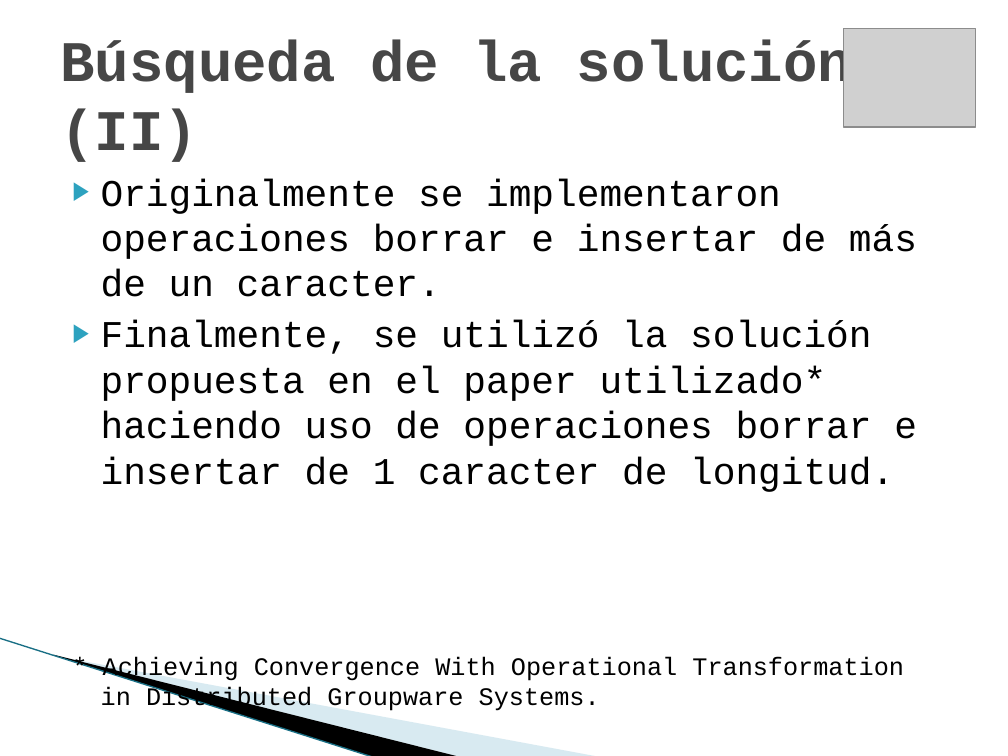
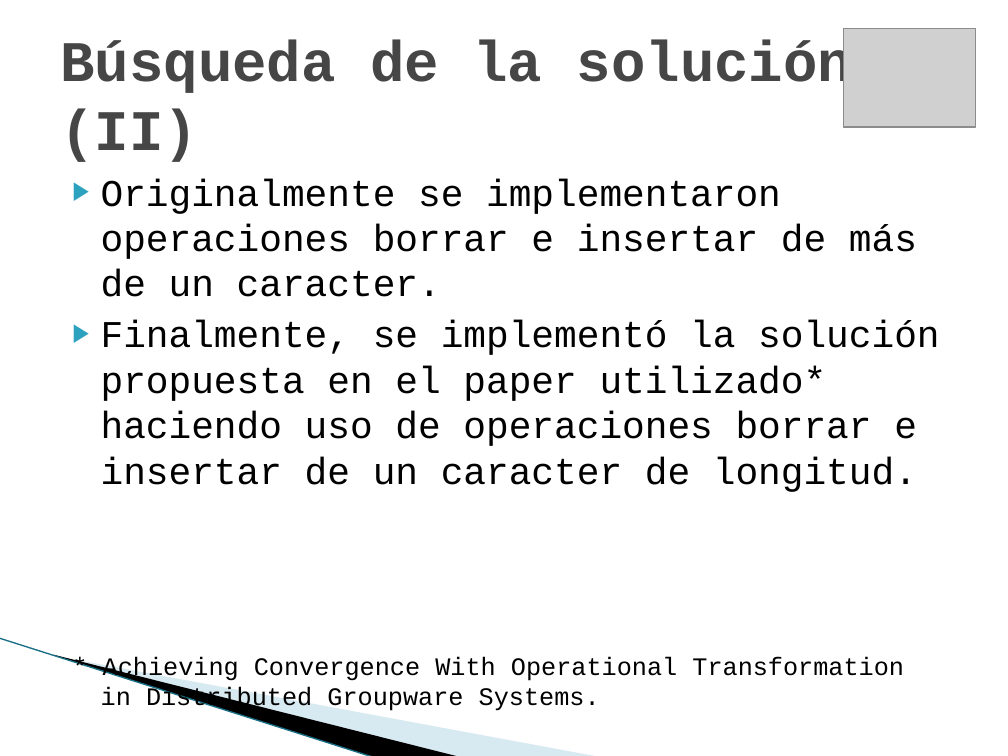
Before and after one commit to maurociancio/parallel-editor, a slide deck: slide 9 of doc/presentacion/presentacion.pptx. Drawn at 1008x756 pixels with LibreOffice and Linux fonts; fonts in the diff are those of the drawing; grey boxes stand for pictures; background and template pictures are left out. Boxes give left, top, right and bottom in pixels: in the first picture for what was removed or moved away, otherwise in the second. Text is boxed around its words. In the diff, an @@ line names an element or a change of style, - is before the commit and + after.

Commit message:
presentacion

```diff
--- a/doc/presentacion/presentacion.pptx
+++ b/doc/presentacion/presentacion.pptx
@@ text at <box>101,320,939,492</box>: text changed @@
-▶ Finalmente, se utilizó la solución propuesta en el paper utilizado* haciendo uso de operaciones borrar e insertar de 1 caracter de longitud.
+▶ Finalmente, se implementó la solución propuesta en el paper utilizado* haciendo uso de operaciones borrar e insertar de un caracter de longitud.
```
Also in this commit, not shown: 7 other slides changed.
